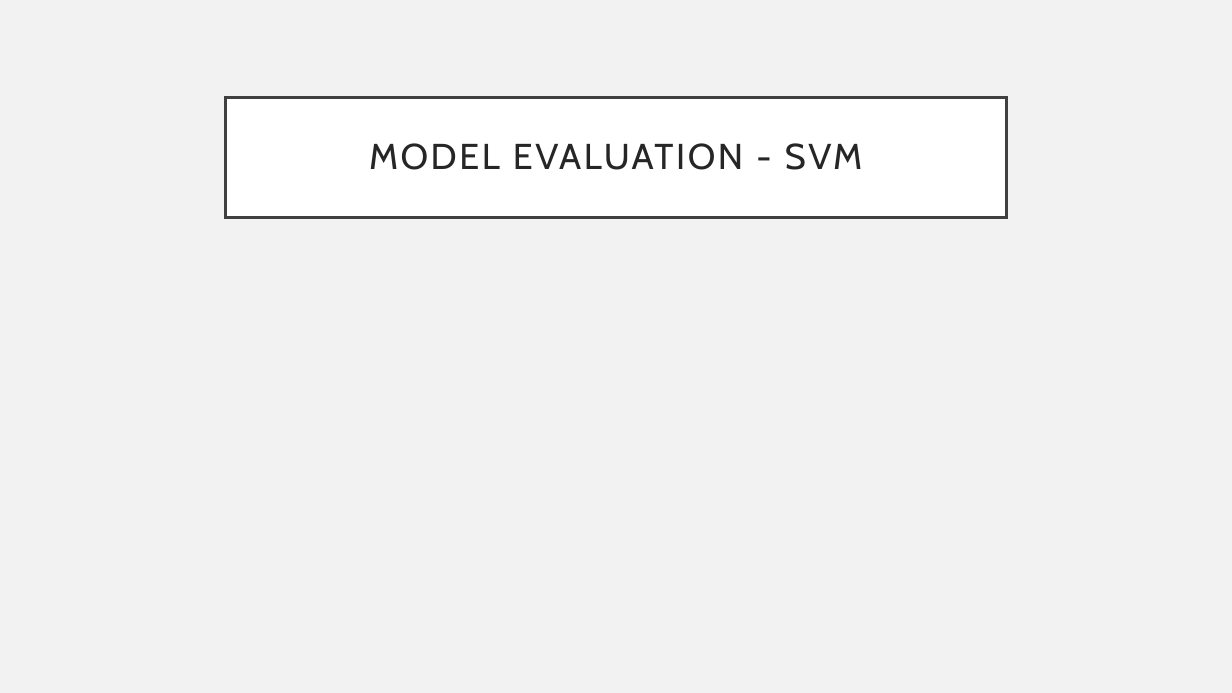
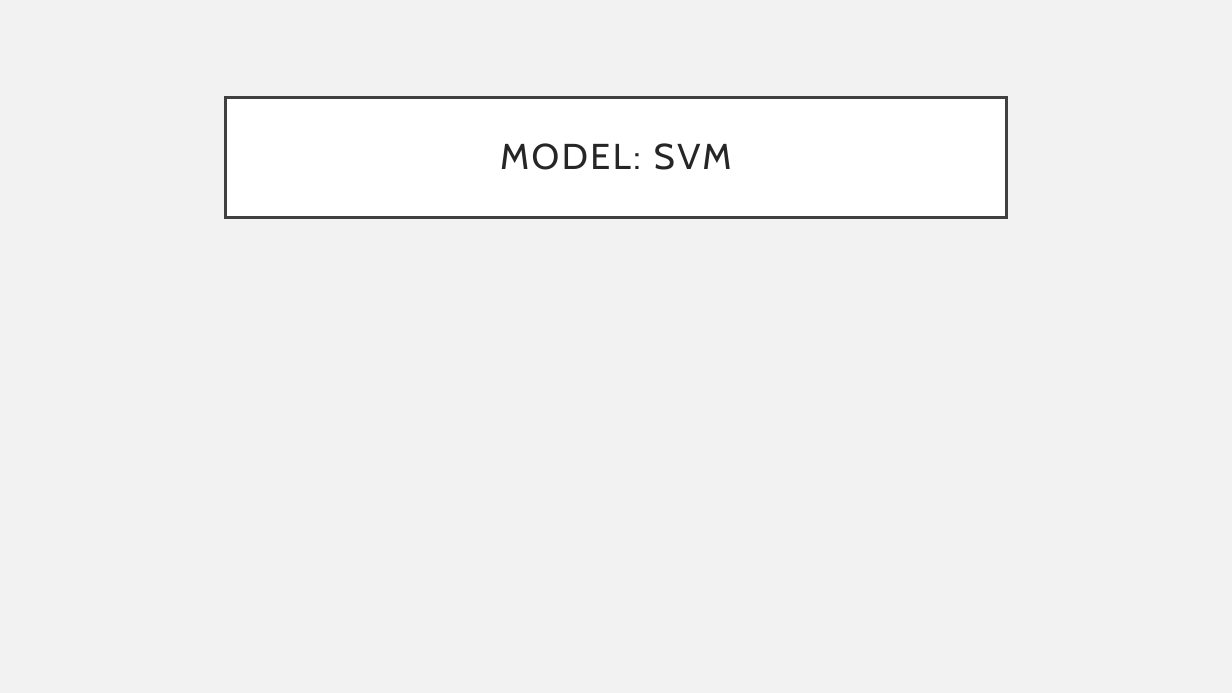
Before and after one commit to EZRA-DVLPR/MachineLearning-Comp542, a slide deck: slide 15 of group_proj/presentations/FinalPresentation.pptx (slide 12 before the commit). Drawn at 1232x693 pixels with LibreOffice and Linux fonts; fonts in the diff are those of the drawing. Boxes give left, top, right and bottom in pixels: in the first picture for what was removed or moved away, otherwise in the second. Text is boxed around its words. In the diff, an @@ line names an element or a change of style, - is before the commit and + after.

```diff
--- a/group_proj/presentations/FinalPresentation.pptx
+++ b/group_proj/presentations/FinalPresentation.pptx
@@ title at box(500, 143, 732, 170): text changed @@
-MODEL EVALUATION - SVM
+MODEL: SVM
```
Also in this commit, not shown: 8 other slides changed, 30 slides added, 4 slides removed, 1 other file.
